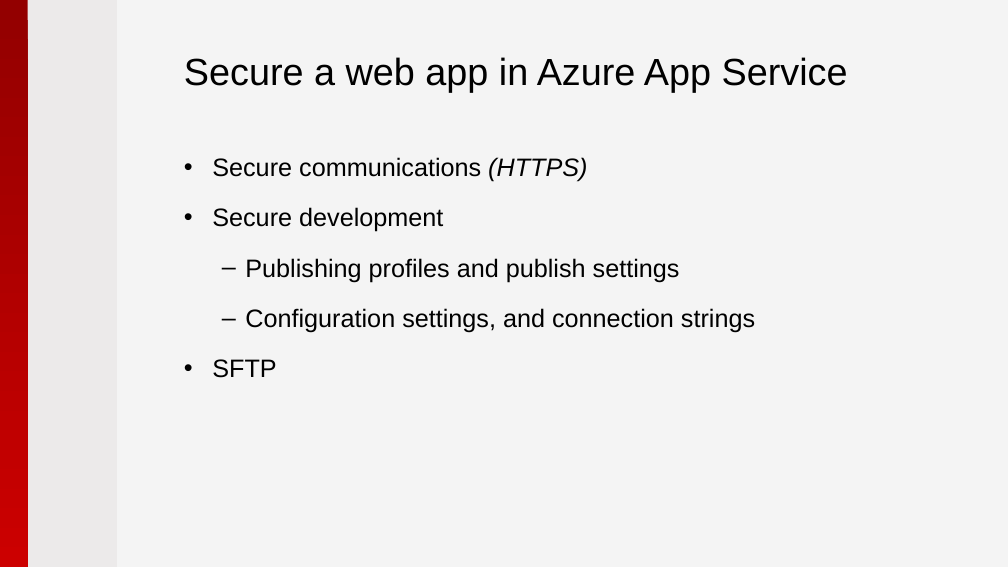
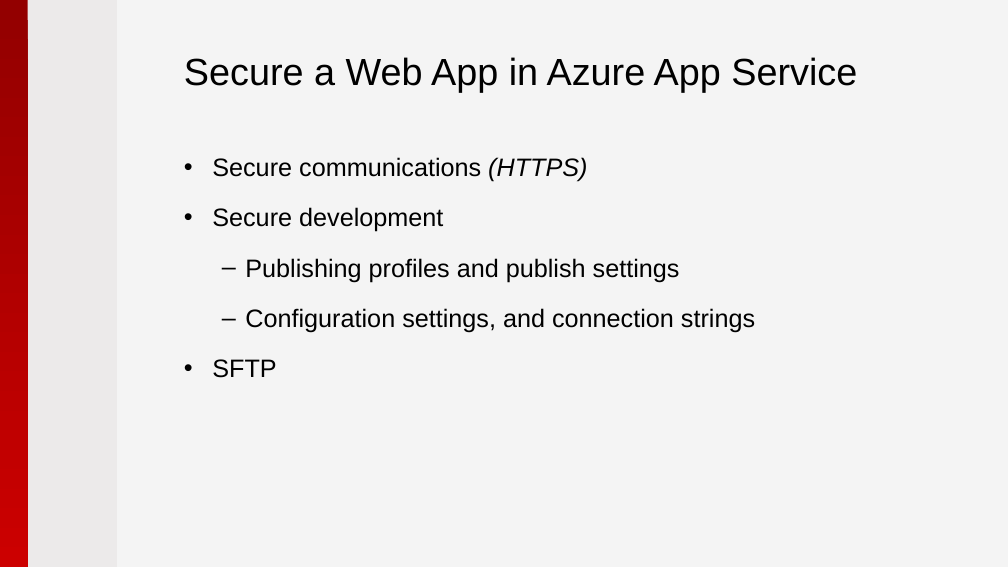
Before and after one commit to pryabov/Hackathon-2015, a slide deck: slide 26 of Presentation/2015 - Microsoft Azure.pptx (slide 24 before the commit). Drawn at 1008x567 pixels with LibreOffice and Linux fonts; fonts in the diff are those of the drawing; background and template pictures are left out. Boxes give left, top, right and bottom in pixels: in the first picture for what was removed or moved away, otherwise in the second. Text is boxed around its words. In the diff, an @@ line names an element or a change of style, - is before the commit and + after.

Commit message:
Work on Presentation/2015 - Microsoft Azure.pptx

```diff
--- a/Presentation/2015 - Microsoft Azure.pptx
+++ b/Presentation/2015 - Microsoft Azure.pptx
@@ title at bbox=[184, 57, 857, 92]: text changed @@
-Secure a web app in Azure App Service
+Secure a Web App in Azure App Service
```
Also in this commit, not shown: 3 other slides changed, 4 slides added, 1 slide removed, 2 other files.
